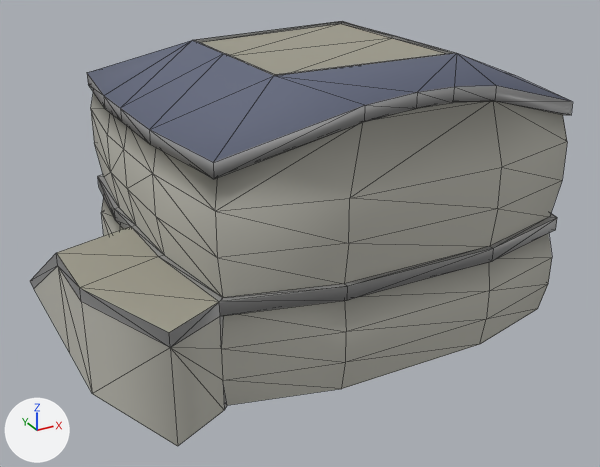
Before and after pictures for a commit that changed the glTF model Assets/Temp Imports/p-bld-safehouse.glb.
Before and after are seen from a 50 mm camera at (-15.2, -27.5, 16.2) aimed at (-0.6, -0.8, 2.9). The lights are fixed; the arrows at lower left show +X, +Y and +Z. Mesh edges are drawn as thin lines. Vertices at the same position are counted once.

Before the edit, the objects in view are built like this:
```python
me_cube = bpy.data.meshes.new('Cube')
me_cube.from_pydata(...)  # 204 vertices, 391 faces; spans x -10.0..8.5, y -7.5..8.5, z 0.0..10.0
# faces by material slot: [181, 22, 180, 8]
me_cube.materials.append(mat_wall)  # grey #bcbab0
me_cube.materials.append(mat_roof)  # dark blue #61677c
me_cube.materials.append(mat_rail)  # grey #9e9e9e
me_cube.materials.append(mat_floor)  # grey #9f9d8e
ob_cube_col = bpy.data.objects.new('Cube-col', me_cube)
ob_cube_col.location = (0.0, 0.0, 0.0)
```
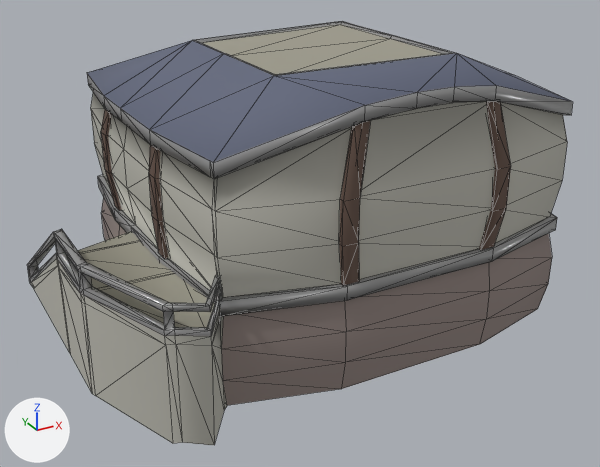
Changed parts and their boxes [x1, y1, x2, y2] in the pictures (600 x 467 px):
```json
{"object": "Cube-col", "change": "reshaped", "before": [30, 21, 573, 446], "after": [27, 21, 573, 445]}
{"part": 1, "of": "me_cube", "change": "added", "after": [479, 101, 511, 250], "on screen": "brown"}
{"part": 2, "of": "me_cube", "change": "added", "after": [339, 120, 371, 286], "on screen": "brown"}
{"part": 3, "of": "me_cube", "change": "added", "after": [149, 145, 168, 259], "on screen": "brown"}
{"part": 4, "of": "me_cube", "change": "added", "after": [101, 109, 122, 211]}
{"part": 5, "of": "me_cube", "change": "built on", "before": [30, 22, 451, 446], "after": [27, 22, 451, 445]}
{"part": 6, "of": "me_cube", "change": "recoloured", "before": [101, 204, 552, 405], "after": [101, 204, 552, 405]}
{"part": 7, "of": "me_cube", "change": "recoloured", "before": [220, 316, 227, 410], "after": [220, 316, 227, 410]}
```

The change, as JSON lines over the scene's bpy script:
```json
{"op": "add", "block": "mat_bottom_wall", "code": ["mat_bottom_wall = principled_material('bottom wall')", "mat_bottom_wall.base_color = (0.286, 0.231, 0.214)  # grey #92847f", "mat_bottom_wall.roughness = 1.0"]}
{"op": "add", "block": "mat_wood", "code": ["mat_wood = principled_material('wood')", "mat_wood.base_color = (0.133, 0.0863, 0.0665)  # brown #665349", "mat_wood.roughness = 1.0"]}
{"block": "me_cube", "where": "# used by ob_cube_col; location = (0.0, 0.0, 0.0)"}
{"op": "remove", "block": "me_cube", "code": "me_cube.from_pydata(...)  # 204 vertices, 391 faces; spans x -10.0..8.5, y -7.5..8.5, z 0.0..10.0"}
{"op": "add", "block": "me_cube", "code": "me_cube.from_pydata(...)  # 472 vertices, 803 faces; spans x -10.0..8.6, y -8.0..8.6, z -0.1..10.0"}
{"block": "me_cube", "change": "me_cube part 1: a new loose piece of 16 vertices spanning x 2.7..3.8, y -7.6..-7.2, z 4.0..9.4, in mat_wood (brown #665349)"}
{"block": "me_cube", "change": "me_cube part 2: a new loose piece of 16 vertices spanning x -2.8..-1.7, y -7.6..-7.2, z 4.0..9.4, in mat_wood (brown #665349)"}
{"block": "me_cube", "change": "me_cube part 3: a new loose piece of 16 vertices spanning x -7.1..-6.7, y -3.0..-2.2, z 4.0..8.0, in mat_wood (brown #665349)"}
{"block": "me_cube", "change": "me_cube part 4: a new loose piece of 16 vertices spanning x -7.1..-6.7, y 2.2..3.0, z 4.0..8.0, in mat_wood (brown #665349)"}
{"block": "me_cube", "change": "me_cube part 5: 6 vertices moved from x -2.9..4.4, y -3.4..4.4, z 9.9 to x -2.8..4.3, y -3.3..4.3, z 9.9; 4 vertices removed from x -10.0..-8.5, y -7.5..6.0, z 0.0..4.0; 144 vertices added at x -10.0..7.3, y -8.0..7.3, z -0.1..8.5"}
{"block": "me_cube", "change": "me_cube part 6: 68 faces spanning x -7.0..8.5, y -7.5..8.5, z 0.0..3.5 switch from mat_wall (grey #bcbab0) to mat_bottom_wall (grey #928480)"}
{"block": "me_cube", "change": "me_cube part 7: 2 faces spanning x -6.5..-6.3, y -6.5..-6.3, z 0.0..3.5 switch from mat_rail (grey #9e9e9e) to mat_wall (grey #bcbab0)"}
{"op": "add", "block": "me_cube", "code": "me_cube.materials.append(mat_wood)  # brown #665349"}
```
